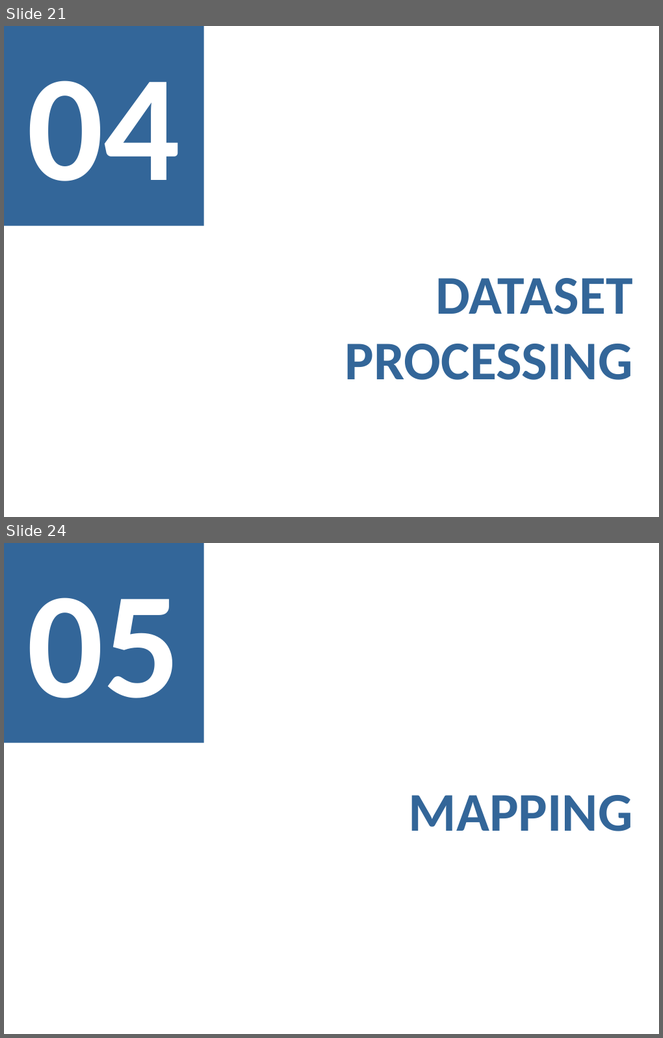
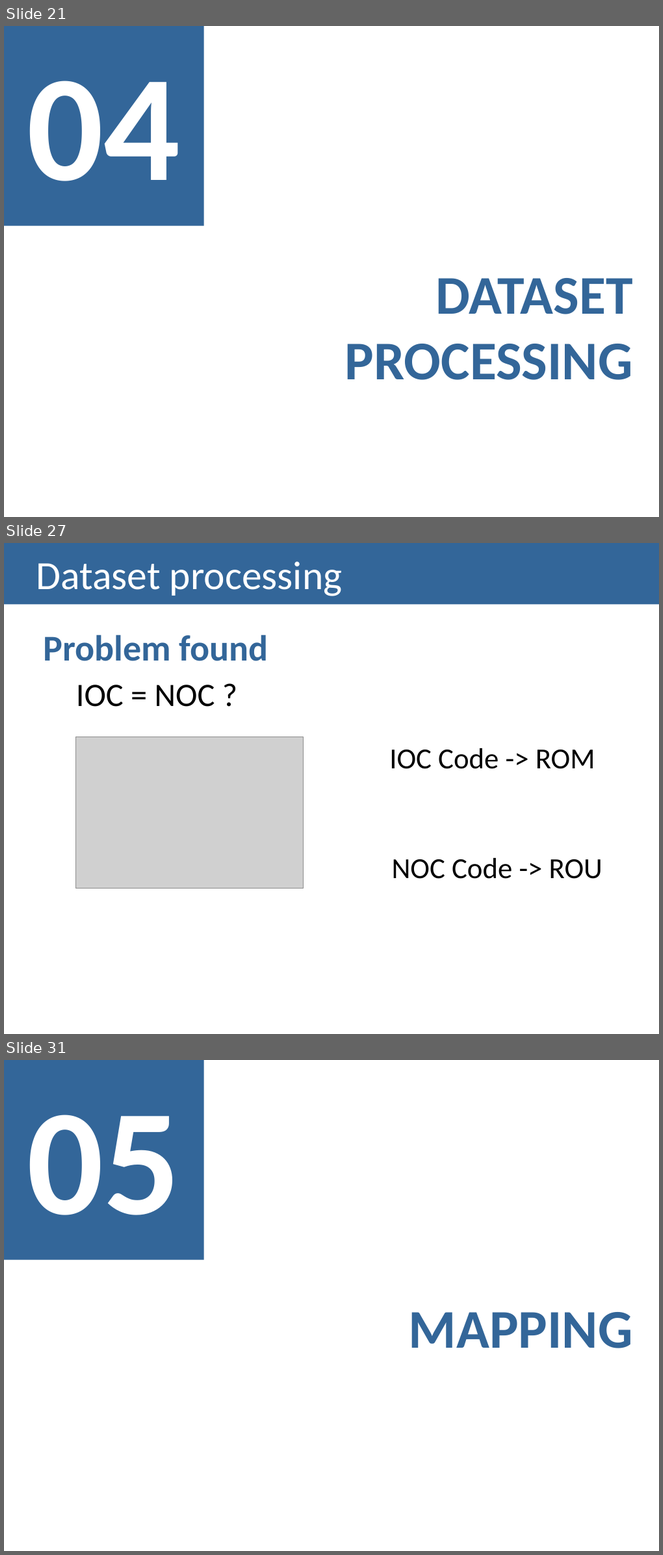
Before and after one commit to carboned4/V_I_2015_1, a slide deck: checkpoint2/G01A - Checkpoint2 Presentation.pptx. Shown one above the other, each under a label of ours: slides 21 and 24 before the commit, slides 21, 27 and 31 after it; the slides between them are not shown. The pictures are 663x1038 and 663x1555 pixels, drawn with LibreOffice and Linux fonts; fonts in the diff are those of the drawing; grey boxes stand for pictures. Boxes give left, top, right and bottom in pixels: in the first picture for what was removed or moved away, otherwise in the second. Text is boxed around its words. In the diff, an @@ line names an element or a change of style, - is before the commit and + after.

```diff
--- a/checkpoint2/G01A - Checkpoint2 Presentation.pptx
+++ b/checkpoint2/G01A - Checkpoint2 Presentation.pptx
@@ slide 27 added at (4,543,659,1034), background #FFFFFF @@
@@ title added at (4,543,659,605), fill #336699, 44 pt, text #FFFFFF @@
+Dataset processing
@@ text added at (43,635,269,707), 40 pt, text #336699, bold @@
+Problem found
+  IOC = NOC ?
@@ picture added at (76,737,303,888) @@
@@ text added at (389,748,596,769), 32 pt, text #000000 @@
+IOC Code -> ROM
@@ text added at (392,858,603,879), 32 pt, text #000000 @@
+NOC Code -> ROU
@@ what was slide 24 is now slide 31 @@
```
Also in this commit, not shown: 2 slides changed, 8 other slides added, 1 slide removed.
